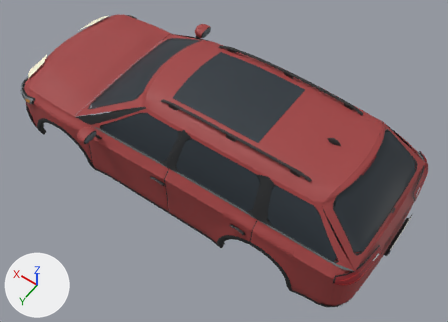
An edit to the glTF model public/suv-street.glb, drawn before and after from the same camera.
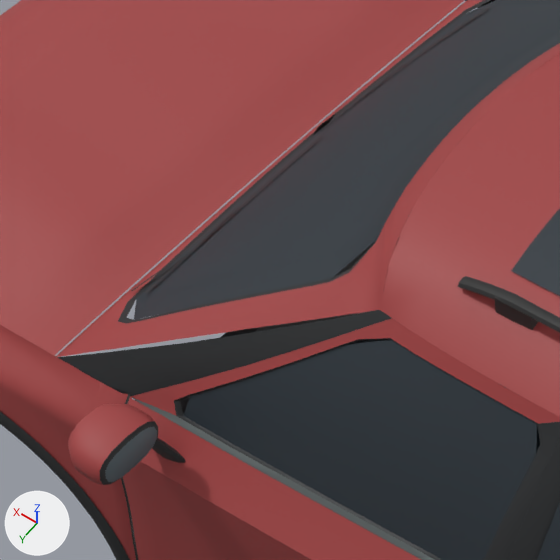
The first picture shows the older version from a 50 mm lens placed at (-2.82, 3.65, 6.12), pointed at (-0.35, 0.2, 0.69). The close-ups show the older and then the newer version on the part from 14% to 41% of the width and 12% to 50% of the height of that picture. Only the edits that show in the close-ups are written down. The lights are fixed; the arrows at lower left show +X, +Y and +Z. Where no turn or scale is listed for an object, it has been applied to the vertices. Vertices at exactly the same position are counted once.

The first close-up shows 'suv', 'suv_door1', 'suv_door3', 'suv_street_trim'.
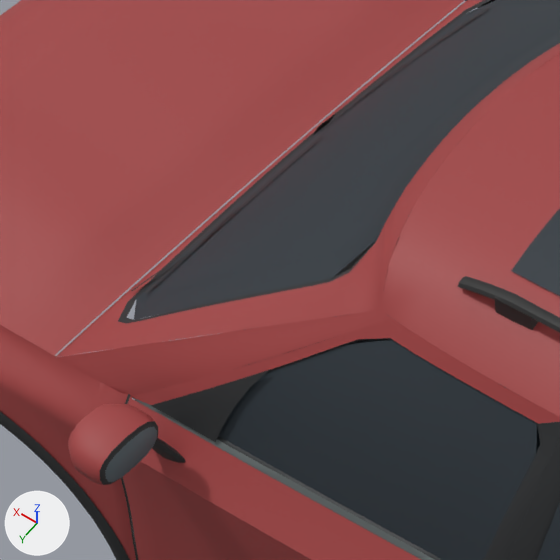
Patch to the scene script:
```diff
--- a/public/suv-street.glb.py
+++ b/public/suv-street.glb.py
@@ me_suv @@
 # used by ob_suv; location = (0.0, 0.0, 0.0)
-me_suv.from_pydata(...)  # 7659 vertices, 13642 faces; spans x -2.32..2.32, y -0.97..0.97, z 0.29..1.67
+me_suv.from_pydata(...)  # 7653 vertices, 13642 faces; spans x -2.32..2.32, y -0.97..0.97, z 0.29..1.67
+# me_suv part 1: 12 vertices moved from x 0.46..1.09, y 0.65..0.83, z 1.07..1.42 to x 0.46..1.09, y 0.64..0.82, z 1.07..1.42
+# me_suv part 2: 77 faces spanning x 0.32..1.21, y -0.85..0.85, z 1.0..1.49 switch from mat_glassseal (black #27292b) to mat_paint (red #a03f3f)
+# other edits to the shape of me_suv do not show in these pictures
 me_suv.materials.append(mat_glass)
@@ me_suv_door1 @@
 # used by ob_suv_door1; location = (0.975, 0.953, 0.0)
-me_suv_door1.from_pydata(...)  # 1316 vertices, 2228 faces; spans x -1.17..0.0, y -0.384..0.175, z 0.343..1.521
+me_suv_door1.from_pydata(...)  # 1358 vertices, 2284 faces; spans x -1.17..0.0, y -0.384..0.175, z 0.343..1.521
+# me_suv_door1 part 3: a new loose piece of 21 vertices spanning x -0.391..-0.075, y -0.209..-0.103, z 1.038..1.271, in mat_glassseal (black #27292b)
+# other edits to the shape of me_suv_door1 do not show in these pictures
 me_suv_door1.materials.append(mat_paint)
```

Where the change shows, as pixel boxes (x1, y1, x2, y2) in the close-ups (560 x 560 px; the box of a moved part takes in the faces that stretch with it):
part 1 of me_suv, moved or reshaped
    both: (58, 310, 388, 378)
part 2 of me_suv, recoloured
    both: (58, 310, 391, 388)
part 3 of me_suv_door1, added (black)
    after: (151, 370, 269, 442)
